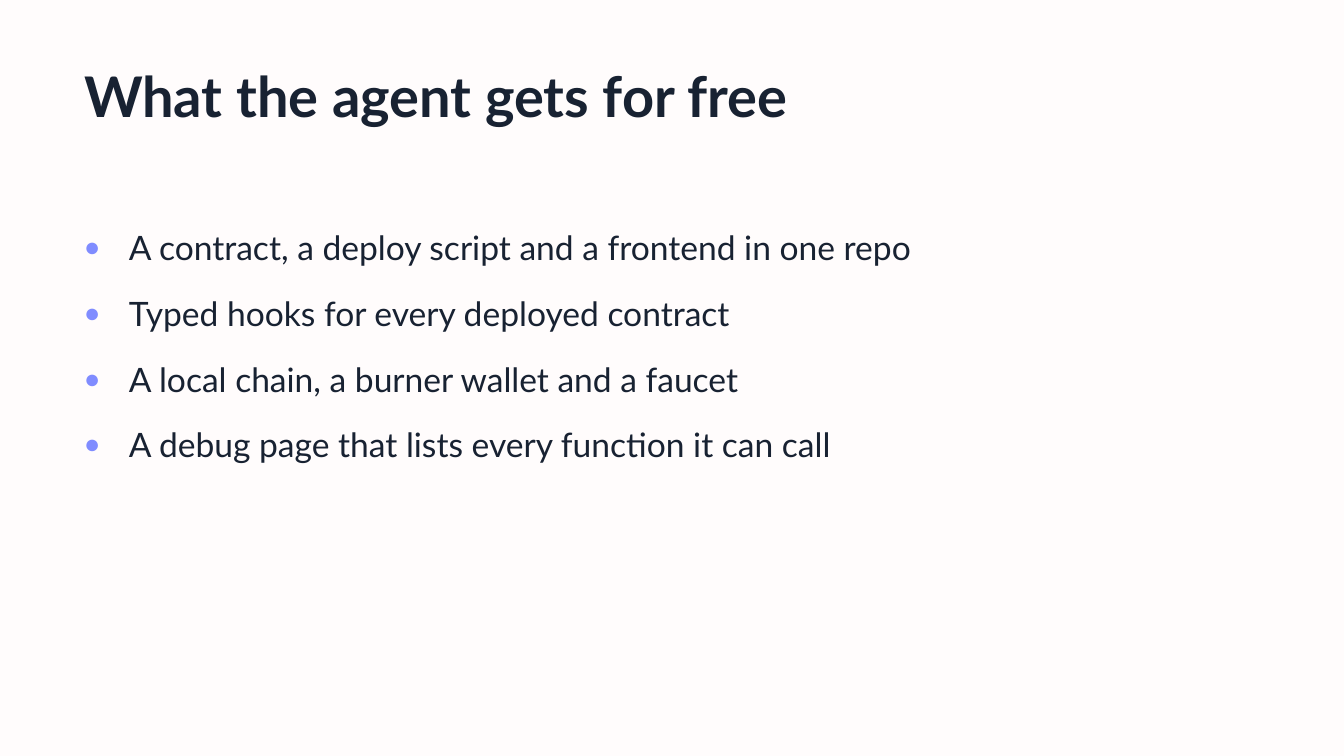
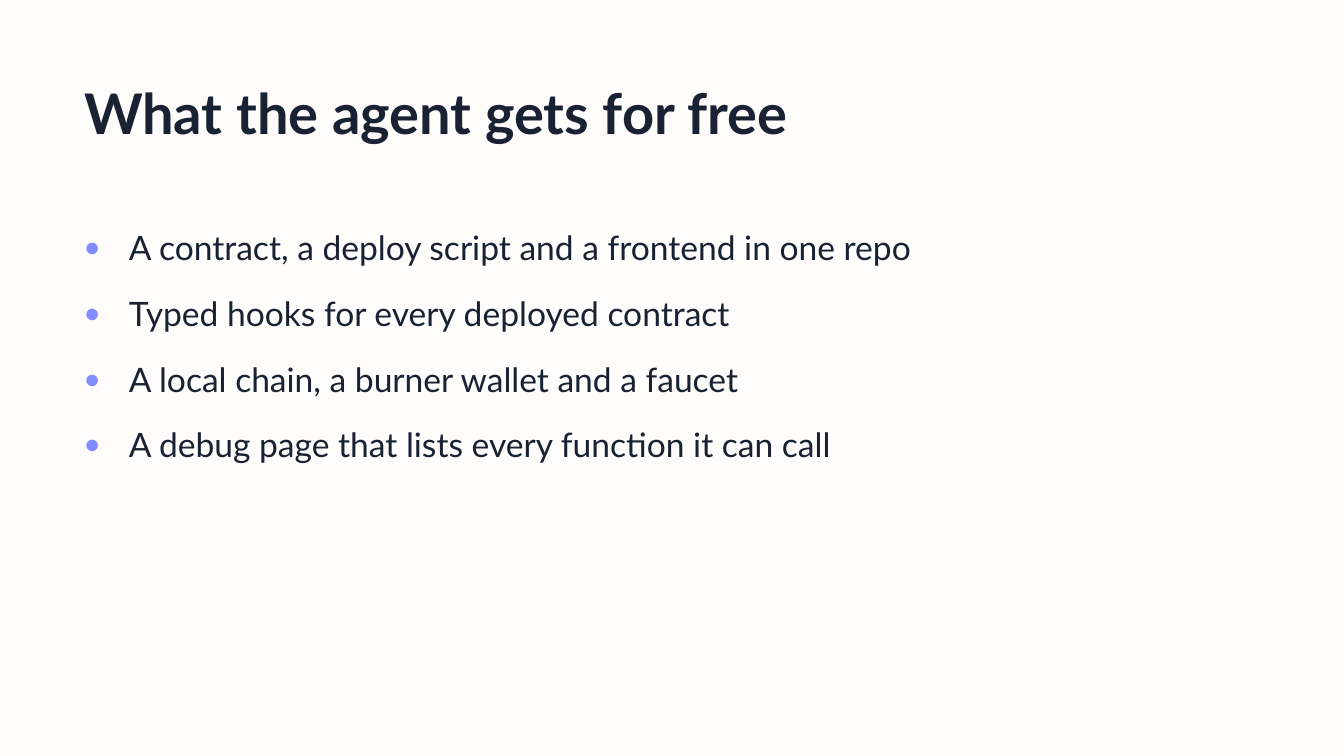
Before and after one commit to technophile-04/devcon-8-mumbai, a slide deck: slide 3 of template/buidlguidl-devcon8.pptx. Drawn at 1344x756 pixels with LibreOffice and Linux fonts; fonts in the diff are those of the drawing; background and template pictures are left out. Boxes give left, top, right and bottom in pixels: in the first picture for what was removed or moved away, otherwise in the second. Text is boxed around its words. In the diff, an @@ line names an element or a change of style, - is before the commit and + after.

```diff
--- a/template/buidlguidl-devcon8.pptx
+++ b/template/buidlguidl-devcon8.pptx
@@ title "What the agent gets for ...": place and size @@
-title "What the agent gets for ..." at (84, 75, 788, 127)
+title "What the agent gets for ..." at (84, 92, 788, 144)
```
Also in this commit, not shown: 7 other slides changed, 24 other files.
